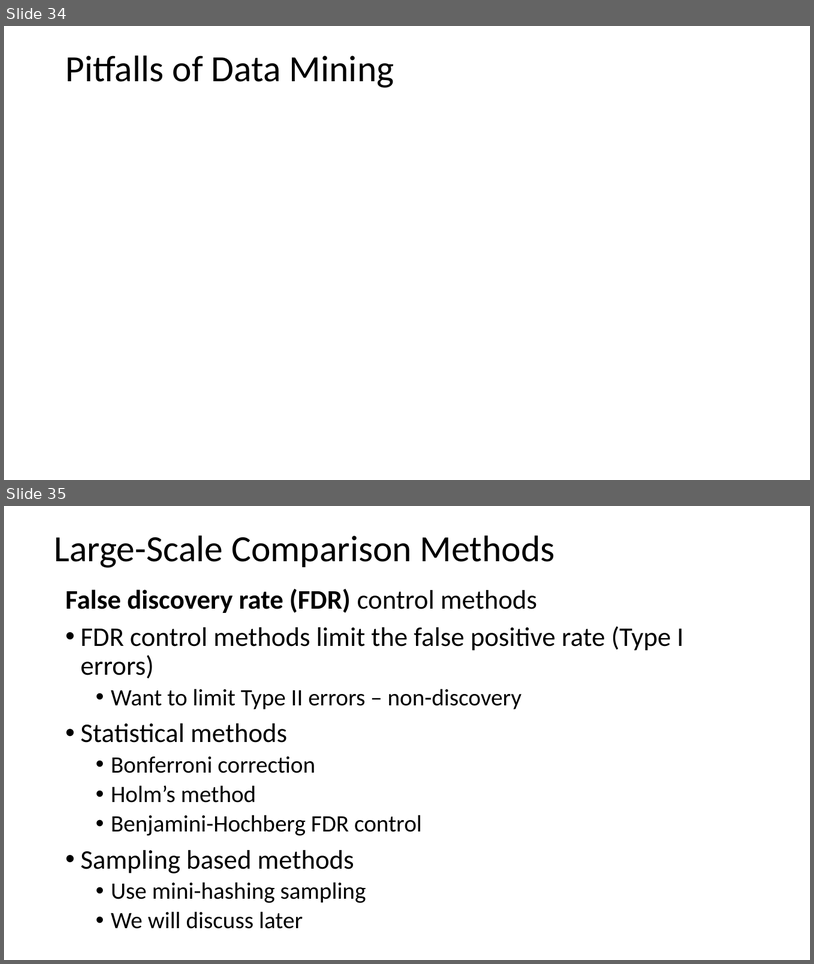
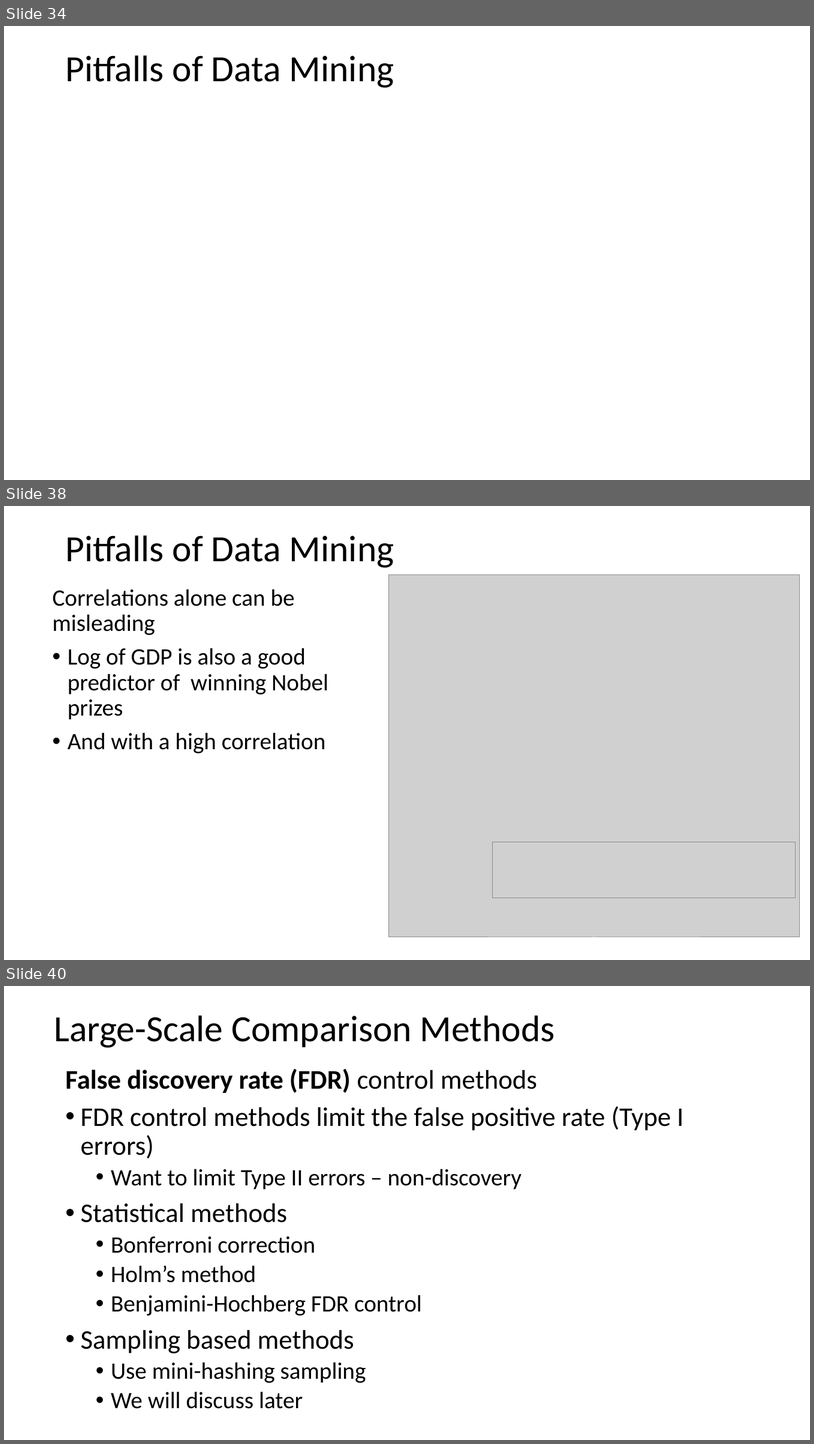
Before and after one commit to StephenElston/CSCI-E-108, a slide deck: slides/1_Introduction.pptx. Shown one above the other, each under a label of ours: slides 34 and 35 before the commit, slides 34, 38 and 40 after it; the slides between them are not shown. The pictures are 814x964 and 814x1444 pixels, drawn with LibreOffice and Linux fonts; fonts in the diff are those of the drawing; grey boxes stand for pictures. Boxes give left, top, right and bottom in pixels: in the first picture for what was removed or moved away, otherwise in the second. Text is boxed around its words. In the diff, an @@ line names an element or a change of style, - is before the commit and + after.

```diff
--- a/slides/1_Introduction.pptx
+++ b/slides/1_Introduction.pptx
@@ slide 38 added at [4, 506, 810, 960], background #FFFFFF @@
@@ text added at [65, 535, 394, 568], 44 pt, text #000000 @@
+Pitfalls of Data Mining
@@ picture added at [389, 574, 800, 937] @@
@@ text added at [53, 589, 329, 753], 28 pt, text #000000 @@
+Correlations alone can be misleading
+• Log of GDP is also a good predictor of winning Nobel prizes
+• And with a high correlation
@@ picture added at [493, 842, 796, 897] @@
@@ what was slide 35 is now slide 40 @@
```
Also in this commit, not shown: 4 other slides added, 1 other file.
